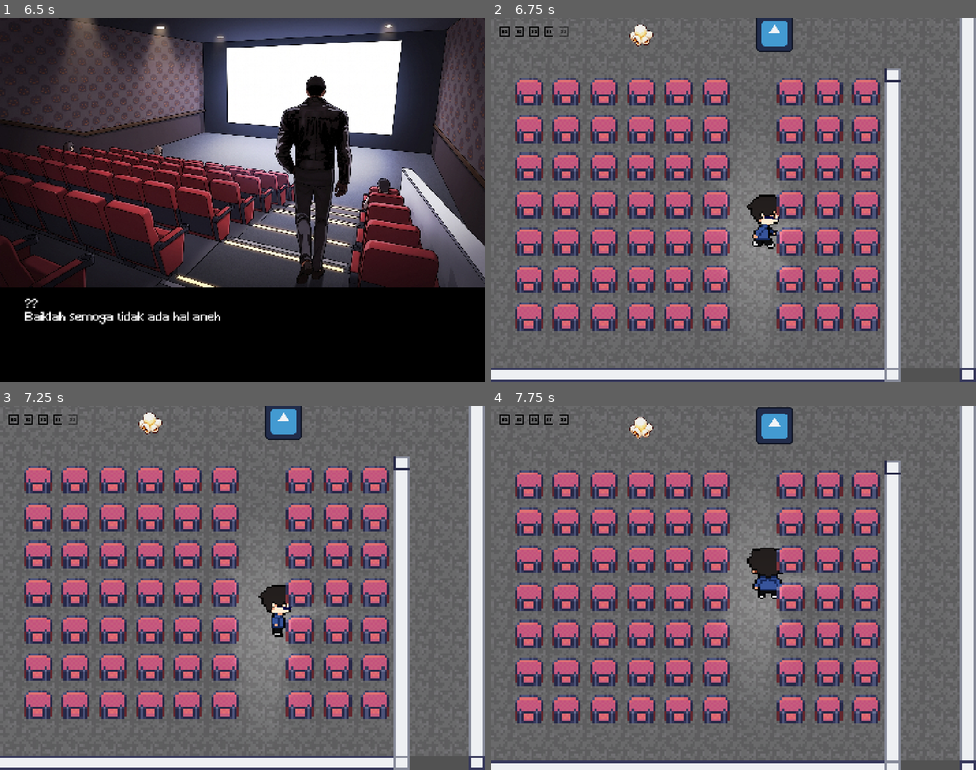
Above: before the commit, frames 1-4 (two rows, left to right).
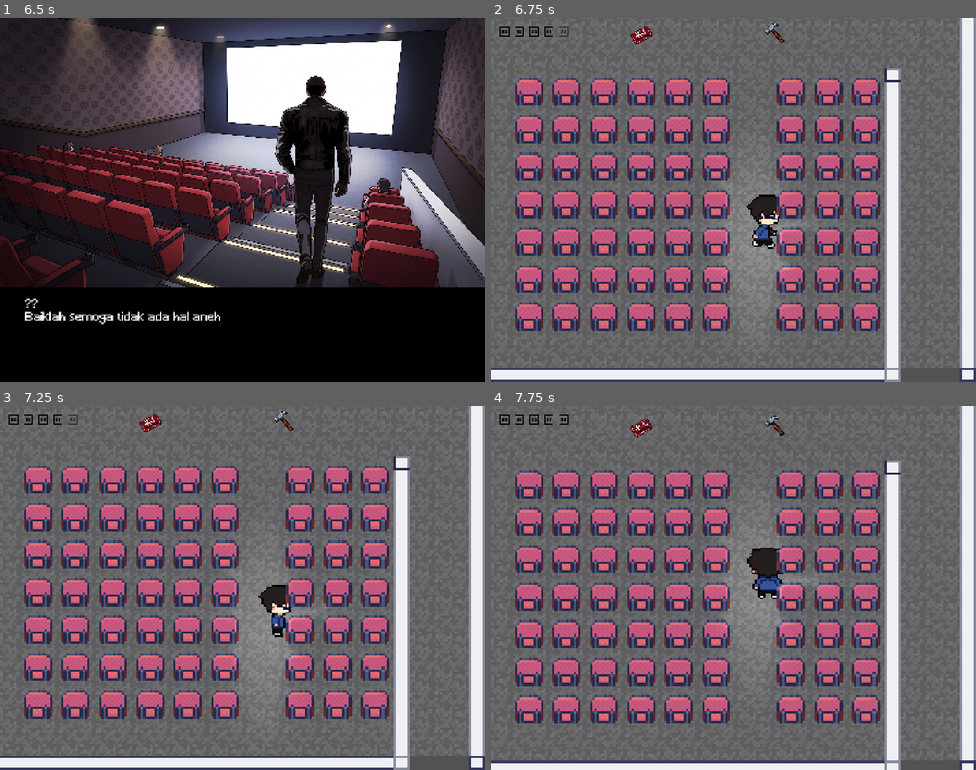
Above: after the commit, the same moments.

Repository: ameegalluvia/Undergo-GIMJAM-WALUH
Game: Godot game, scene res://Scene/sistem/main_menu.tscn
Two runs of this game, one before a commit and one after it. Both use one fixed random seed, a clock stepped at 60 frames per second and the inputs below. The engine's default icon, where the game draws it, is replaced by a stand-in: a white triangle on a blue panel in a dark square. Sound files missing from this copy of the repository are replaced by a short silence.
Inputs (mouse positions are in pixels of both pictures, inside the frame that each line leads up to):
- Up to frame 1 (6.5 s): click "Mulai" at 0.5 s; tap Enter (ui_accept) at 1.25, 1.52, 2, 2.27, 3.5, 3.77, 4.25, 4.52, 5.27, 5.75 s; move the mouse to (349, 181) at 1.27 s; hold D (move_right) 1.28-2.03 s; hold E (interaksi) 1.28-2.03 s; click (349, 181) at 1.42 s; move the mouse to (145, 218) at 2.02 s; hold S (move_down) 2.03-2.78 s; tap 1 at 2.1, 4.35 s; move the mouse to (291, 119) at 2.77 s; hold D (move_right) 2.78-3.53 s; tap 2 at 2.85, 5.1 s; move the mouse to (218, 272) at 3.52 s; hold W (move_up) 3.53-4.28 s; tap E (interaksi) at 3.6 s; click (218, 272) at 3.67 s; move the mouse to (388, 254) at 4.27 s; hold A (move_left) 4.28-5.78 s; move the mouse to (97, 145) at 5.02 s; move the mouse to (266, 200) at 5.77 s; hold S (move_down) from 5.78 s (still down); hold E (interaksi) from 5.78 s (still down); click (266, 200) at 5.92 s
- Up to frame 2 (6.75 s): tap Enter (ui_accept) at 6.5 s; move the mouse to (660, 109) at 6.52 s; release S (move_down) at 6.53 s; release E (interaksi) at 6.53 s; hold D (move_right) from 6.53 s (still down); tap 1 at 6.6 s
- Up to frame 3 (7.25 s): keep holding D (move_right); tap Enter (ui_accept) at 6.77 s
- Up to frame 4 (7.75 s): move the mouse to (840, 569) at 7.27 s; release D (move_right) at 7.28 s; hold W (move_up) from 7.28 s (still down); tap 2 at 7.35 s; tap Enter (ui_accept) at 7.52 s

Frame 1 is identical in both runs. In frame 2, 0.9% of the frame differs, in the area x 28-63%, y 0-10%; in frame 3, 0.9%; in frame 4, 1.0%, in the area x 28-63%, y 0-11%.

Commit message:
tambahin ui palu dan tiket

Diff:
--- a/Data/Items/palu.tres
+++ b/Data/Items/palu.tres
@@ -1,12 +1,12 @@
 [gd_resource type="Resource" script_class="DataItem" format=3 uid="uid://ck8ekyfxukstm"]
 
 [ext_resource type="Script" uid="uid://ccg3nj837oud5" path="res://Script/data_item.gd" id="1_rwsa7"]
-[ext_resource type="Texture2D" uid="uid://4i72nx4ssoje" path="res://icon.svg" id="1_u5lq4"]
+[ext_resource type="Texture2D" uid="uid://cvab3ei1v53if" path="res://assets/ui/AI_Palu.png" id="1_u5lq4"]
 
 [resource]
 script = ExtResource("1_rwsa7")
 id = &"palu"
-nama_tampil = "palu"
+nama_tampil = "Palu"
 ikon = ExtResource("1_u5lq4")
 deskripsi = "Ini adalah palu untuk menghancurkan nigga"
 metadata/_custom_type_script = "uid://ccg3nj837oud5"
--- a/Data/Items/tiket.tres
+++ b/Data/Items/tiket_bioskop.tres
@@ -1,6 +1,6 @@
 [gd_resource type="Resource" script_class="DataItem" format=3 uid="uid://tv02dxdcfjbc"]
 
-[ext_resource type="Texture2D" uid="uid://bw5v77vs7a5y3" path="res://assets/ui/AI_Popcord Icon.png" id="1_wt6u6"]
+[ext_resource type="Texture2D" uid="uid://ckot1uet0dary" path="res://assets/ui/AI_Tiket.png" id="1_wt6u6"]
 [ext_resource type="Script" uid="uid://ccg3nj837oud5" path="res://Script/data_item.gd" id="2_o81ul"]
 
 [resource]
--- a/Scene/ruangan/arc_setter.gd
+++ /dev/null
@@ -1,11 +0,0 @@
-extends Node
-
-
-# Called when the node enters the scene tree for the first time.
-func _ready() -> void:
-	pass # Replace with function body.
-
-
-# Called every frame. 'delta' is the elapsed time since the previous frame.
-func _process(delta: float) -> void:
-	pass
--- a/Scene/ruangan/bioskop.tscn
+++ b/Scene/ruangan/bioskop.tscn
@@ -12,7 +12,7 @@
 [ext_resource type="Script" uid="uid://bwtdvk2e853te" path="res://Script/arc_setter.gd" id="10_0qfcr"]
 [ext_resource type="PackedScene" uid="uid://cdxh3sul0dkji" path="res://Scene/sistem/item_pickup.tscn" id="11_ame5b"]
 [ext_resource type="Resource" uid="uid://ck8ekyfxukstm" path="res://Data/Items/palu.tres" id="12_vv1mh"]
-[ext_resource type="Resource" uid="uid://tv02dxdcfjbc" path="res://Data/Items/tiket.tres" id="13_vv1mh"]
+[ext_resource type="Resource" uid="uid://tv02dxdcfjbc" path="res://Data/Items/tiket_bioskop.tres" id="13_vv1mh"]
 
 [sub_resource type="OccluderPolygon2D" id="OccluderPolygon2D_8yo32"]
 polygon = PackedVector2Array(-8, -8, 8, -8, 8, 8, -8, 8)
@@ -2677,6 +2677,6 @@
 [node name="TiketBioskop" parent="." unique_id=1687458025 instance=ExtResource("11_ame5b")]
 position = Vector2(520, 242)
 item = ExtResource("13_vv1mh")
-id_pickup = &"tiket"
+id_pickup = &"tiket bioskop"
 
 [editable path="Player"]
Not shown, removed: Scene/ruangan/arc_setter.gd.uid
Binary file added: assets/ui/AI_Palu.png
Not shown, added: assets/ui/AI_Palu.png.import
Binary file added: assets/ui/AI_Tiket.png
Not shown, added: assets/ui/AI_Tiket.png.import
